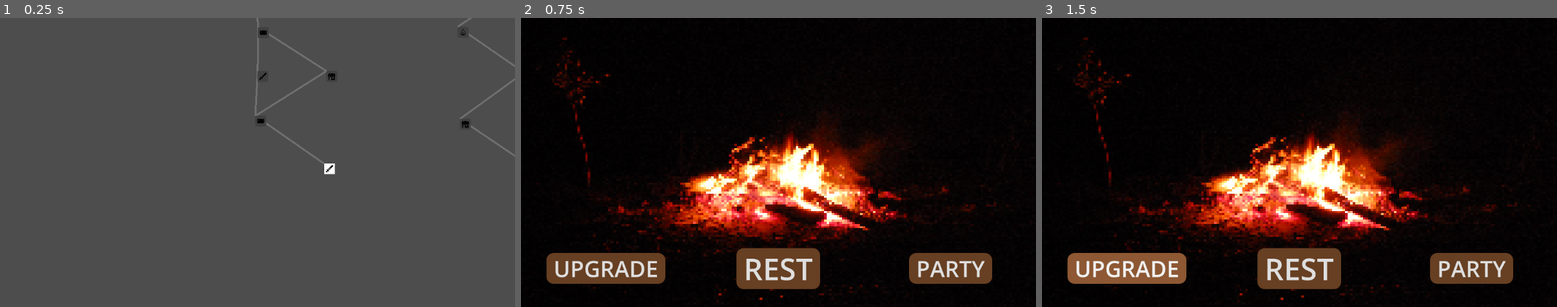
Above: before the commit, frames 1-3 (left to right).
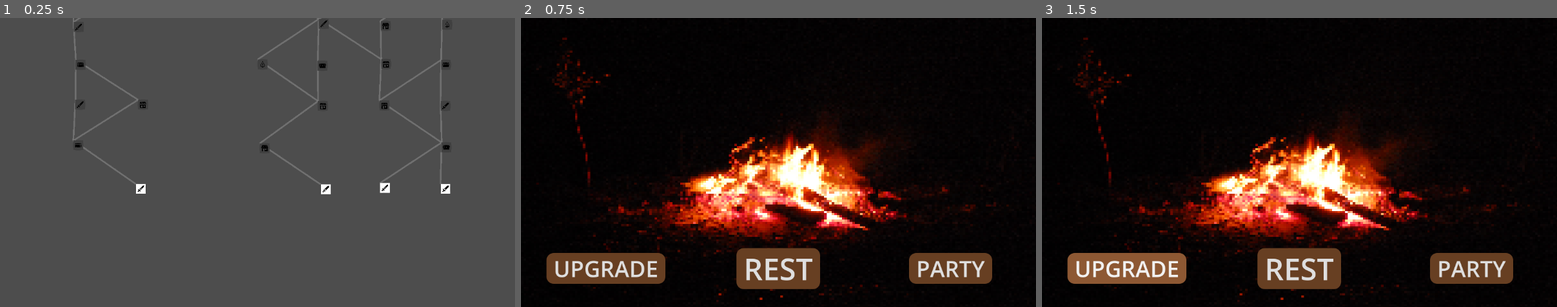
Above: after the commit, the same moments.

Repository: mjura1/gamejam-2025
Game: Godot game, scene res://Scenes/Map/map.tscn
Two runs of this game, one before a commit and one after it. Both use one fixed random seed, a clock stepped at 60 frames per second and the inputs below. This scene is started directly instead of the project's main scene.
Inputs (mouse positions are in pixels of both pictures, inside the frame that each line leads up to; where the layout moved, square brackets give the same spot in the first picture):
- Up to frame 1 (0.25 s): no input
- Up to frame 2 (0.75 s): click (660, 188) [850, 168] at 0.5 s
- Up to frame 3 (1.5 s): click "UPGRADE" at 1.25 s

The runs differ from the first frame. In frame 1, 2.3% of the frame differs, in the area x 14-100%, y 0-62%; in frame 2, nothing differs; in frame 3, nothing differs.

Commit message:
Updated map camera
camera now centers when you open map, can not go outside of map borders anymore

Diff:
--- a/team-berry-game/Scripts/Map/MapController.gd
+++ b/team-berry-game/Scripts/Map/MapController.gd
@@ -15,6 +15,10 @@
 
 var pan_start_position: Vector2 = Vector2.ZERO
 var is_panning: bool = false
+
+# NEW: Meje celotne mape za omejitev kamere
+var map_boundary_min: Vector2 = Vector2.ZERO
+var map_boundary_max: Vector2 = Vector2.ZERO
 
 func _ready():
 	if not is_initialized:
@@ -23,7 +27,7 @@
 		queue_redraw()
 
 # =========================================================
-# METODE ZA ZAGON, VIZUALIZACIJO IN STANJE (Generiranje mape)
+# METODE ZA ZAGON, VIZUALIZACIJO IN STANJE
 # =========================================================
 
 func initialize_map():
@@ -34,6 +38,9 @@
 
 	_visualize_rooms()
 	_set_initial_state()
+
+	_calculate_map_boundaries() # NEW: Izračun meje celotne mape
+	_center_and_zoom_camera()
 
 	is_initialized = true
 	queue_redraw()
@@ -42,6 +49,33 @@
 	for room in map_data[MapGenerator.START_FLOOR]:
 		if room != null:
 			_set_room_unlocked(room, true)
+
+# NEW: Izračun meje CELOTNE mape za kamero
+func _calculate_map_boundaries():
+	if map_data.is_empty():
+		return
+
+	var min_x = 1e9
+	var max_x = -1e9
+	var min_y = 1e9
+	var max_y = -1e9
+
+	# Iteriramo skozi VSA nadstropja in VSE sobe, da najdemo absolutne meje
+	for i in range(map_data.size()):
+		for room in map_data[i]:
+			if room != null:
+				var pos = room.position
+				min_x = min(min_x, pos.x)
+				max_x = max(max_x, pos.x)
+				min_y = min(min_y, pos.y)
+				max_y = max(max_y, pos.y)
+
+	# Dodamo rob (margin), da imamo malo prostora okoli robov mape
+	var margin = 200.0
+
+	map_boundary_min = Vector2(min_x - margin, min_y - margin)
+	map_boundary_max = Vector2(max_x + margin, max_y + margin)
+
 
 func _input(event):
 	# ================= 1. Premikanje (Pan) =================
@@ -55,7 +89,30 @@
 
 	if is_panning and event is InputEventMouseMotion:
 		var delta = event.relative
-		map_camera.position -= delta / map_camera.zoom.x
+
+		# Izračunamo novo pozicijo kamere brez omejitev
+		var new_camera_position = map_camera.position - delta / map_camera.zoom.x
+
+		# NEW: Omejitev kamere (Clamping)
+		# Izračunamo velikost vidnega polja (viewport), prilagojeno trenutnemu zoomu
+		var viewport_size = get_viewport_rect().size / map_camera.zoom
+		var half_viewport = viewport_size / 2.0
+
+		# Izračunamo meje, kjer se center kamere lahko nahaja.
+		# Omejitev_MIN = meja mape + polovica vidnega polja (da se rob ne pojavi)
+		var clamp_min = map_boundary_min + half_viewport
+		# Omejitev_MAX = meja mape - polovica vidnega polja
+		var clamp_max = map_boundary_max - half_viewport
+
+		# Varnostna funkcija za zelo majhne mape, kjer bi lahko bil MIN > MAX
+		clamp_min.x = min(clamp_min.x, clamp_max.x)
+		clamp_min.y = min(clamp_min.y, clamp_max.y)
+
+		# Omejimo novo pozicijo kamere znotraj izračunanih meja
+		new_camera_position.x = clampf(new_camera_position.x, clamp_min.x, clamp_max.x)
+		new_camera_position.y = clampf(new_camera_position.y, clamp_min.y, clamp_max.y)
+
+		map_camera.position = new_camera_position
 
 	# ================= 2. Povečava (Zoom) =================
 	if event is InputEventMouseButton:
@@ -67,6 +124,24 @@
 			map_camera.zoom *= 1.1
 			map_camera.zoom = map_camera.zoom.min(Vector2(2.0, 2.0))
 
+		# Če je zoom spremenjen, ponovno preveri omejitve
+		if event.button_index == MOUSE_BUTTON_WHEEL_UP or event.button_index == MOUSE_BUTTON_WHEEL_DOWN:
+			# Ko spremenimo zoom, moramo ponovno izračunati in omejiti pozicijo kamere,
+			# saj so se clamp meje spremenile (zaradi half_viewport)
+			var viewport_size = get_viewport_rect().size / map_camera.zoom
+			var half_viewport = viewport_size / 2.0
+
+			var clamp_min = map_boundary_min + half_viewport
+			var clamp_max = map_boundary_max - half_viewport
+
+			clamp_min.x = min(clamp_min.x, clamp_max.x)
+			clamp_min.y = min(clamp_min.y, clamp_max.y)
+
+			var current_pos = map_camera.position
+			current_pos.x = clampf(current_pos.x, clamp_min.x, clamp_max.x)
+			current_pos.y = clampf(current_pos.y, clamp_min.y, clamp_max.y)
+			map_camera.position = current_pos
+
 func _visualize_rooms():
 	for i in range(map_data.size()):
 		for j in range(map_data[i].size()):
@@ -117,10 +192,8 @@
 			if room.selected:
 				room.is_unlocked = false
 			elif reachable_rooms.has(room):
-				# POPRAVLJENO: Odstranjen neveljaven presledek
 				_set_room_unlocked(room, true)
 			else:
-				# POPRAVLJENO: Odstranjen neveljaven presledek
 				_set_room_unlocked(room, false)
 
 	_refresh_all_icons()
@@ -147,6 +220,65 @@
 				var end_pos = end_node.position
 
 				draw_line(start_pos, end_pos, color_line, line_width)
+
+func _center_and_zoom_camera():
+	# Ta funkcija ostane enaka, kot je bila določena v prejšnji seji,
+	# saj že osredotoča kamero na prva dve nadstropja.
+	if map_data.is_empty():
+		return
+
+	const START_FLOOR_INDEX = 0
+	const END_FLOOR_INDEX = 1
+
+	var min_x = 1e9
+	var max_x = -1e9
+	var min_y = 1e9
+	var max_y = -1e9
+	var found_nodes = false
+
+	for i in range(START_FLOOR_INDEX, min(map_data.size(), END_FLOOR_INDEX + 1)):
+		for room in map_data[i]:
+			if room != null:
+				var pos = room.position
+				min_x = min(min_x, pos.x)
+				max_x = max(max_x, pos.x)
+				min_y = min(min_y, pos.y)
+				max_y = max(max_y, pos.y)
+				found_nodes = true
+
+	if not found_nodes:
+		return
+
+	var margin = 150.0
+	min_x -= margin
+	max_x += margin
+	min_y -= margin
+	max_y += margin
+
+	var center_x = (min_x + max_x) / 2.0
+	var center_y = (min_y + max_y) / 2.0
+
+	map_camera.position = Vector2(center_x, center_y)
+
+	var map_width = max_x - min_x
+	var map_height = max_y - min_y
+
+	var viewport_size = get_viewport_rect().size
+	var viewport_width = viewport_size.x
+	var viewport_height = viewport_size.y
+
+	var zoom_x = map_width / viewport_width
+	var zoom_y = map_height / viewport_height
+
+	var required_zoom = max(zoom_x, zoom_y)
+	var final_zoom = required_zoom * 1.05
+
+	var new_zoom = Vector2(1.0, 1.0) / final_zoom
+
+	new_zoom.x = clamp(new_zoom.x, 0.5, 2.0)
+	new_zoom.y = clamp(new_zoom.y, 0.5, 2.0)
+
+	map_camera.zoom = new_zoom
 
 
 func _on_room_selected(room_data: Room):
